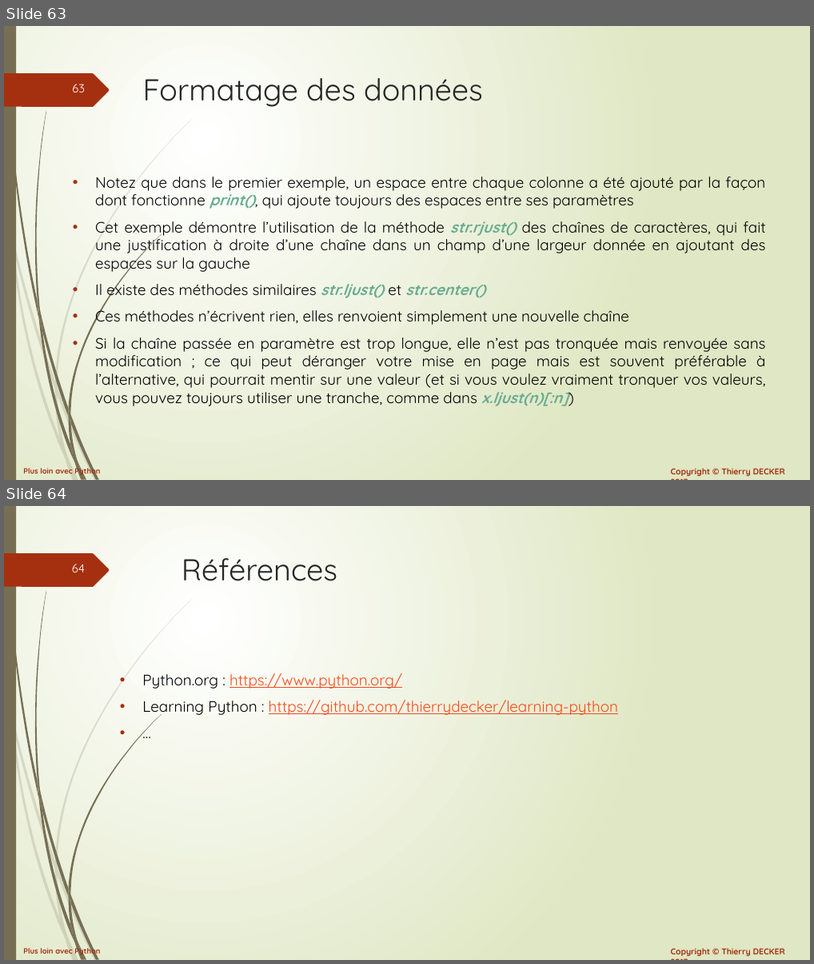
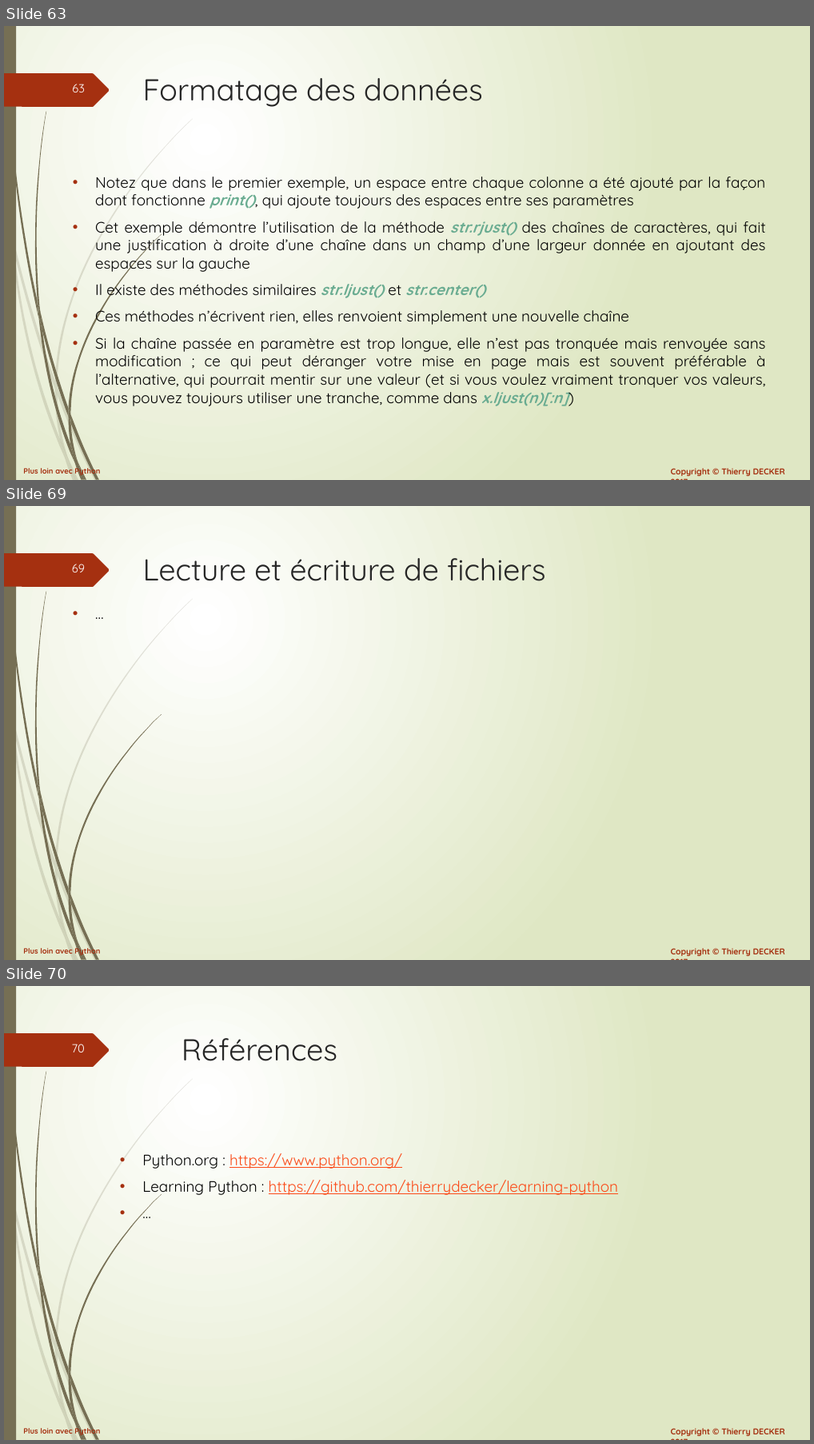
Before and after one commit to VikmanTheRacoon/learning-python, a slide deck: documentations/python-102.pptx. Shown one above the other, each under a label of ours: slides 63 and 64 before the commit, slides 63, 69 and 70 after it; the slides between them are not shown. The pictures are 814x964 and 814x1444 pixels, drawn with LibreOffice and Linux fonts; fonts in the diff are those of the drawing. Boxes give left, top, right and bottom in pixels: in the first picture for what was removed or moved away, otherwise in the second. Text is boxed around its words. In the diff, an @@ line names an element or a change of style, - is before the commit and + after.

```diff
--- a/documentations/python-102.pptx
+++ b/documentations/python-102.pptx
@@ slide 69 added at box(4, 506, 810, 960), background gradient #FFFFFF to #DFE8C4; not listed: 27 template elements that a slide beside it also shows @@
@@ title added at box(143, 558, 546, 581), 36 pt, text #262626 @@
+Lecture et écriture de fichiers
@@ text added at box(66, 601, 772, 937), 18 pt, text #000000 @@
+• …
@@ what was slide 64 is now slide 70 @@
@@ page number at box(72, 1044, 85, 1052): text changed @@
-64
+70
```
Also in this commit, not shown: 5 other slides added, 1 other file.
